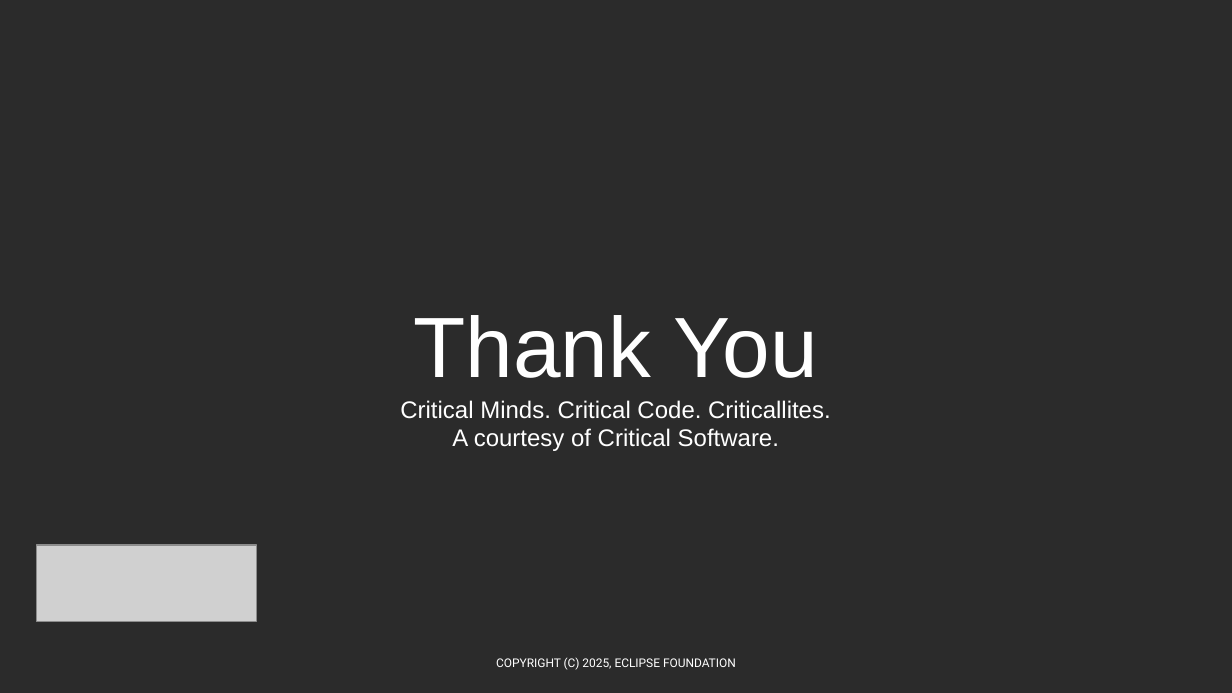
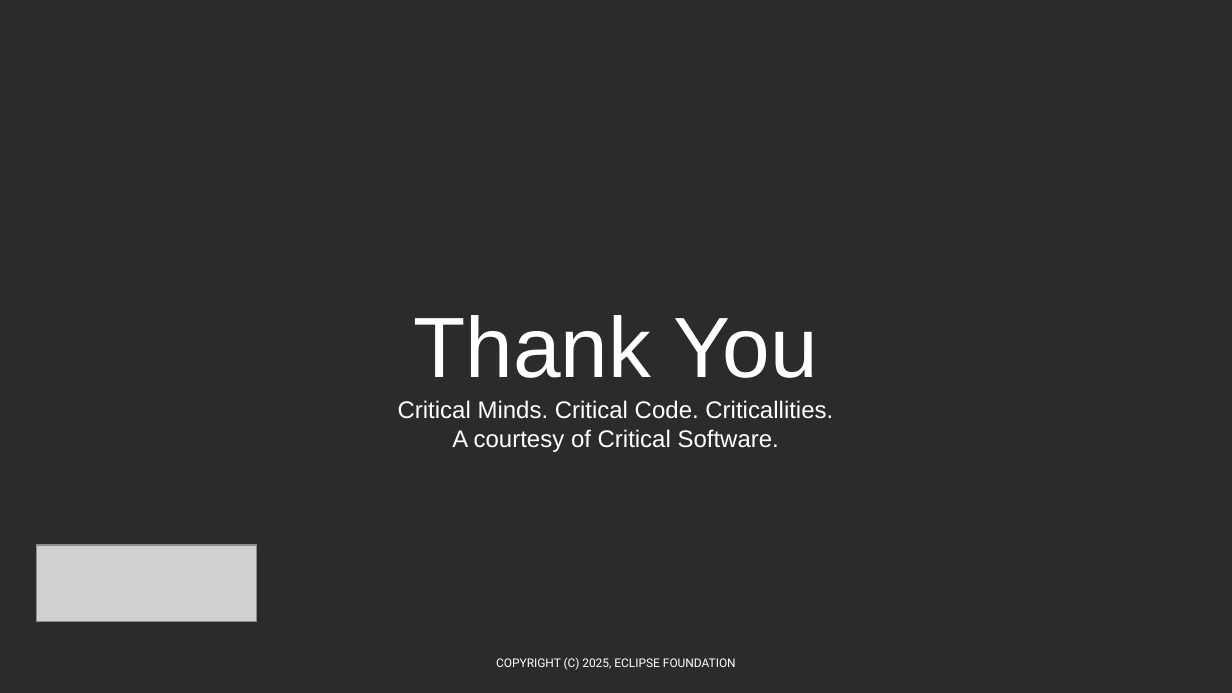
Before and after one commit to Eclipse-SDV-Hackathon-Chapter-Three/criticallites, a slide deck: slide 10 of SDV Hackathon 2025 - Pitching Slides Template.pptx. Drawn at 1232x693 pixels with LibreOffice and Linux fonts; fonts in the diff are those of the drawing; grey boxes stand for pictures; background and template pictures are left out; a plain dark background stands for a picture behind light text. Boxes give left, top, right and bottom in pixels: in the first picture for what was removed or moved away, otherwise in the second. Text is boxed around its words. In the diff, an @@ line names an element or a change of style, - is before the commit and + after.

```diff
--- a/SDV Hackathon 2025 - Pitching Slides Template.pptx
+++ b/SDV Hackathon 2025 - Pitching Slides Template.pptx
@@ text at bbox=[398, 400, 833, 419]: text changed @@
-Critical Minds. Critical Code. Criticallites.
+Critical Minds. Critical Code. Criticallities.
```
Also in this commit, not shown: 4 other slides changed, 4 slides added, 4 slides removed.
